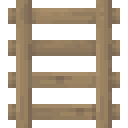
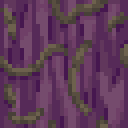
The second 128 × 128 image is a revision of the first. Changes to its layers:
hid group "Doors" (2 layers) over [0, 0, 128, 128]
added group "ChorusPlant" with 4 layers above "Planks" over [0, 0, 128, 128]
added layer "chorus_flower_dead" in group "ChorusPlant" over [0, 0, 128, 128]
added layer "vine_shading" in group "ChorusPlant" over [0, 4, 128, 116]
added layer "chorus_plant" in group "ChorusPlant" over [0, 0, 128, 128]
